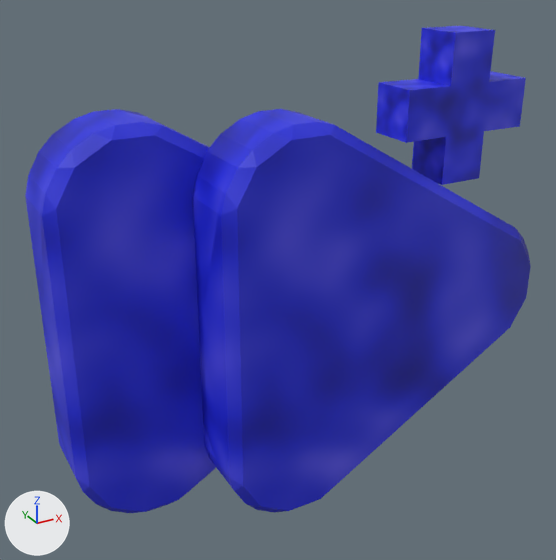
An edit to the OBJ model meshes/PowerUpIncreaseSpeed.obj, drawn before and after from the same camera.
Both versions are drawn from a camera (50 mm lens) standing at (-0.741, -1.239, 0.68) and looking at (-0.047, 0.022, 0.05). Arrows for +X, +Y and +Z are at lower left; the lights stay in place. Where no turn or scale is listed for an object, it has been applied to the vertices.

Script lines for the objects in view, before the commit:
```python
me_powerup = bpy.data.meshes.new('PowerUp')
me_powerup.from_pydata(...)  # 168 vertices, 324 faces; spans x -0.499..0.501, y -0.153..0.153, z -0.402..0.52
me_powerup.materials.append(mat_powerup)  # picture img_powerupincreasespeed_png
ob_powerup = bpy.data.objects.new('PowerUp', me_powerup)
ob_powerup.location = (0.0, 0.0, 0.0)
```
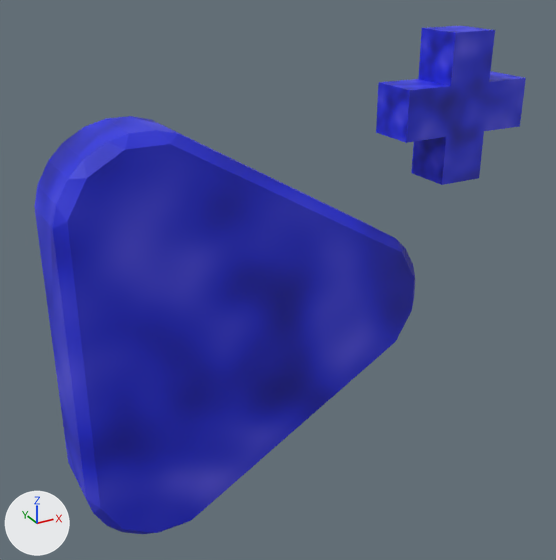
Patch to the scene script:
```diff
--- a/meshes/PowerUpIncreaseSpeed.obj.py
+++ b/meshes/PowerUpIncreaseSpeed.obj.py
@@ me_powerup @@
 me_powerup.from_pydata(...)  # 168 vertices, 324 faces; spans x -0.499..0.501, y -0.153..0.153, z -0.402..0.52
 # used by ob_powerup; location = (0.0, 0.0, 0.0)
+# me_powerup part 1: the loose piece of 72 vertices spanning x -0.499..0.24, y -0.013..0.153, z -0.402..0.402 is moved by (0.0, -0.07, 0.0)
+# me_powerup part 2: the loose piece of 72 vertices spanning x -0.239..0.5, y -0.153..0.013, z -0.402..0.402 is deleted
 me_powerup.materials.append(mat_powerup)
```

Pixel boxes (x1, y1, x2, y2) of what changed, in the pictures (556 x 560 px; the box of a moved part takes in the faces that stretch with it):
'PowerUp', reshaped
    before: (25, 26, 531, 513)
    after: (34, 26, 526, 534)
part 1 of me_powerup, moved or reshaped
    before: (25, 109, 216, 513)
    after: (34, 116, 416, 534)
part 2 of me_powerup, deleted (blue)
    before: (193, 109, 531, 512)
